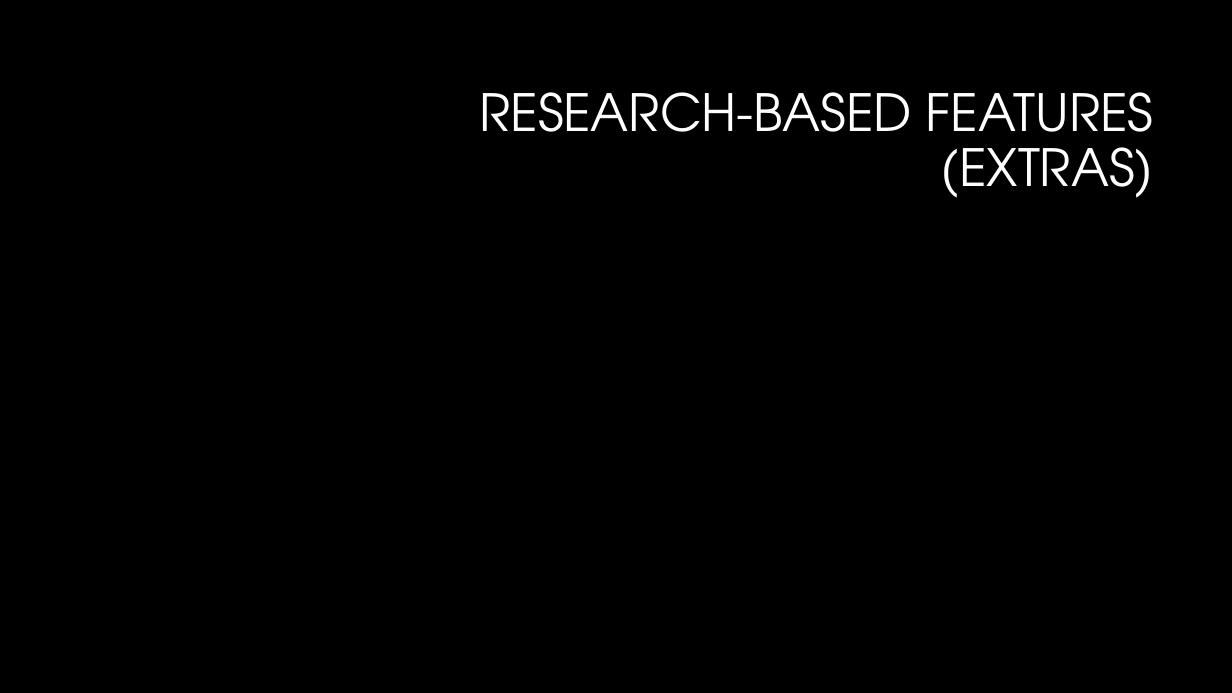
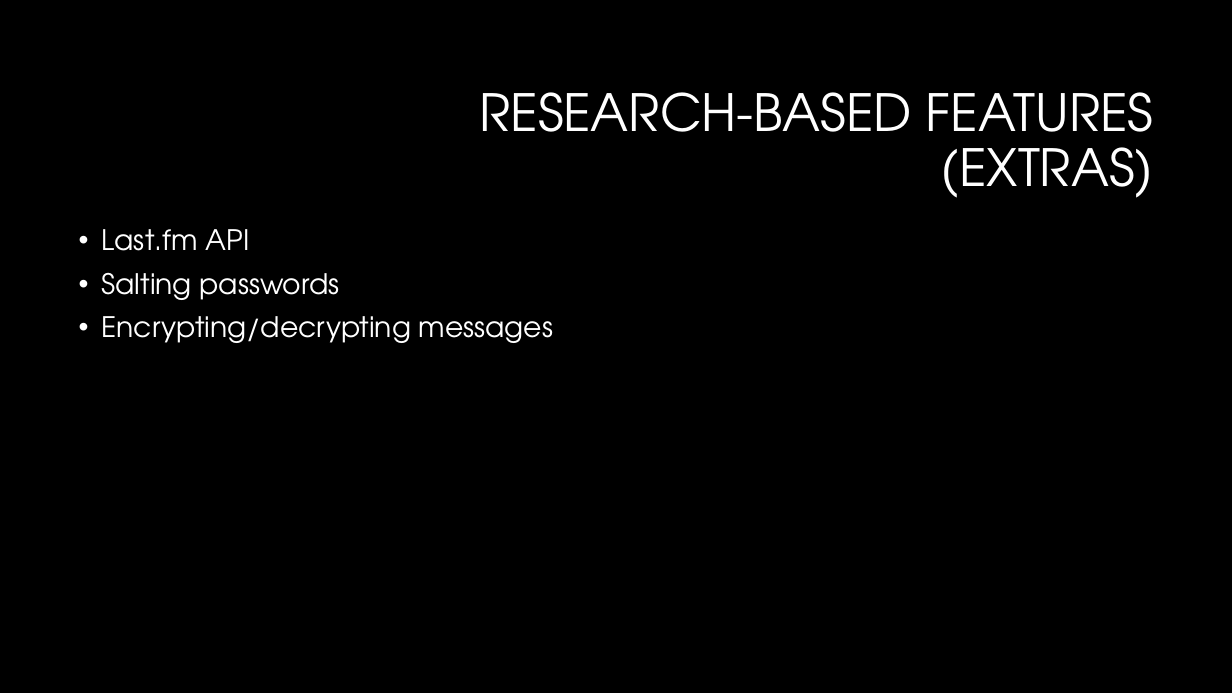
Before and after one commit to Con98/TheSongDb, a slide deck: slide 10 of TheSongDbSite/The Songdb.pptx. Drawn at 1232x693 pixels with LibreOffice and Linux fonts; fonts in the diff are those of the drawing; background and template pictures are left out. Boxes give left, top, right and bottom in pixels: in the first picture for what was removed or moved away, otherwise in the second. Text is boxed around its words. In the diff, an @@ line names an element or a change of style, - is before the commit and + after.

```diff
--- a/TheSongDbSite/The Songdb.pptx
+++ b/TheSongDbSite/The Songdb.pptx
@@ text added at [102,229,553,343], 22 pt, text #FFFFFF @@
+• Last.fm API
+• Salting passwords
+• Encrypting/decrypting messages
```
Also in this commit, not shown: 5 other slides changed, 2 slides added, 2 slides removed.
